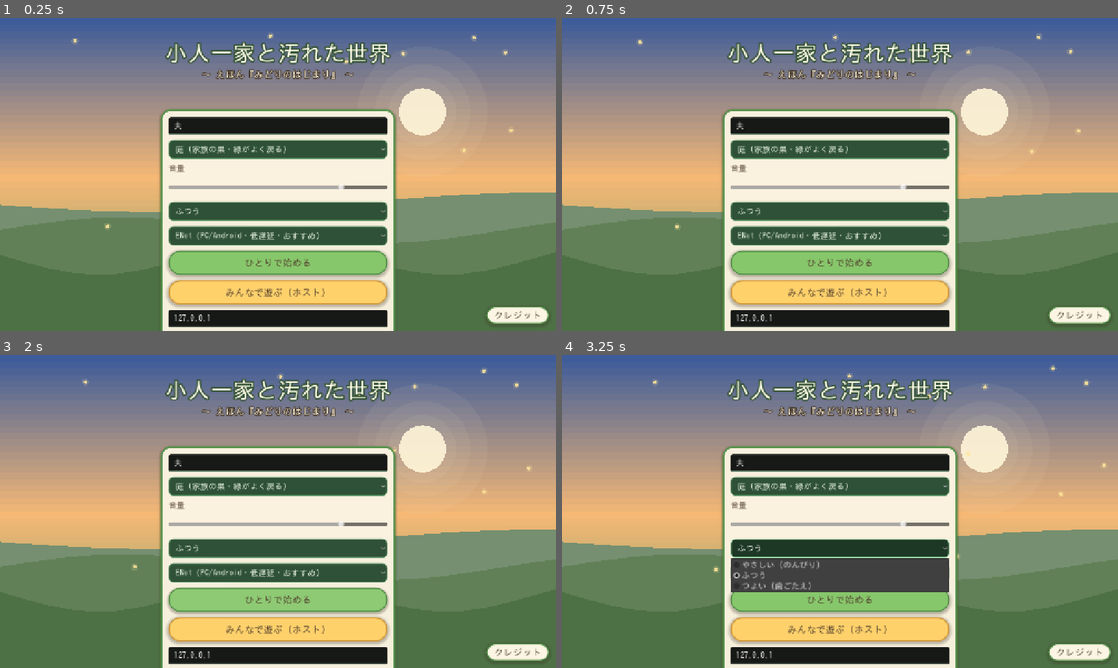
Above: before the commit, frames 1-4 (two rows, left to right).
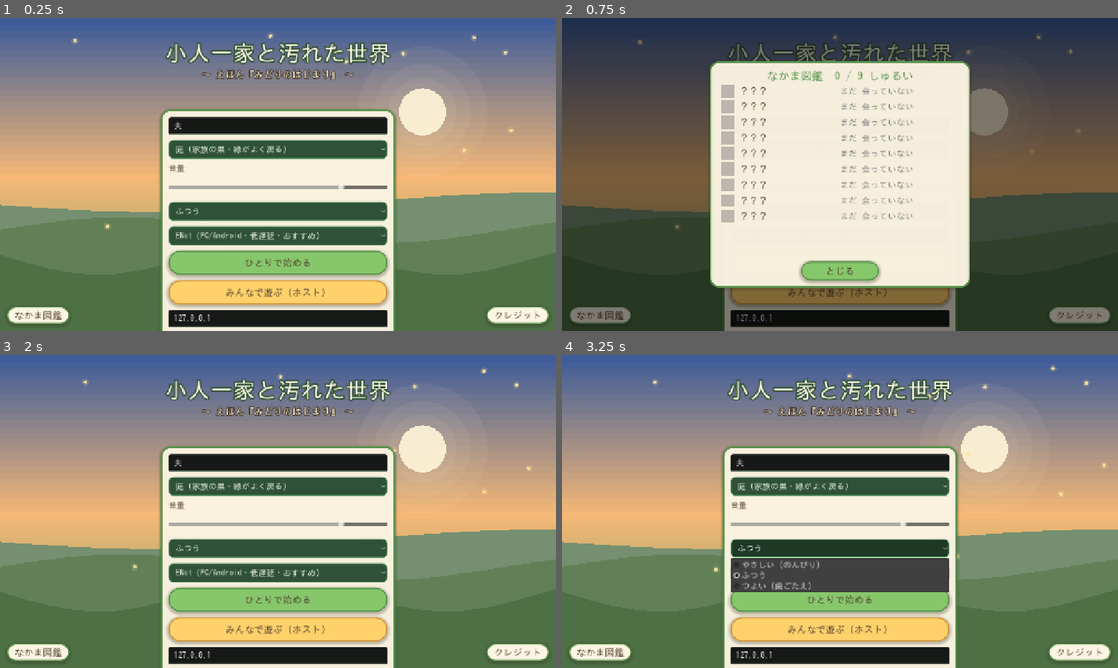
Above: after the commit, the same moments.

Repository: amami-cell/susabiyu-ig-auto
Game: Godot game, scene res://scenes/main.tscn
Same seed, same stepped clock (60 frames per second), same inputs: the game is played once before the commit and once after it.
Inputs (mouse positions are in pixels of both pictures, inside the frame that each line leads up to):
- Up to frame 1 (0.25 s): no input
- Up to frame 2 (0.75 s): click (600, 315) at 0.5 s, where only the run after the commit has a clickable "なかま図鑑"
- Up to frame 3 (2 s): click (278, 608) at 1.25 s, where only the run after the commit has a clickable "とじる"
- Up to frame 4 (3.25 s): click "庭（家族の巣・緑がよく戻る）" at 2 s; click "ふつう" at 2.75 s

The runs differ from the first frame. In frame 1, 0.6% of the frame differs, in the area x 1-13%, y 92-98%; in frame 2, 90%, in the area x 0-100%, y 0-100%; in frame 3, 0.6%; in frame 4, 0.6%.

Commit message:
図鑑（なかま図鑑）：癒やした虫の種類を記録して達成感・リプレイ動機に
- Chapter: record_healed()/dex_counts() を追加。虫を「きれいに」した種類ごとの
  回数を user://dex.cfg に記録（サーバ側のみ）。
- bug.gd: cleanse で消滅する経路に Chapter.record_healed(stats_path) を追加。
- lobby.gd: タイトルに「なかま図鑑」ボタン＋オーバーレイ。9種のスウォッチ/名前/
  回数、未発見は ？？？・グレー表示、「◯/9 しゅるい」の達成カウント。
- selftest: 図鑑=… の判定を追加（cleanse 後に dex_counts が1件以上ある）。

テーマ「たおすのではなく、なかまにする」を数字で見える形にして、
もう一周する動機（コンプリート）につなげる。

Co-Authored-By: Claude Opus 4.8 <noreply@anthropic.com>
Claude-Session: https://claude.ai/code/session_01Vw7YN8y4ArxBhwqv8CY4gx

Diff:
--- a/kobito-3d/autoload/chapter.gd
+++ b/kobito-3d/autoload/chapter.gd
@@ -543,6 +543,36 @@
 	return "第%d章のとちゅうから" % ch
 
 
+# ---------------------------------------------------------------- なかま図鑑
+# 癒やした虫の種類と累計を user://dex.cfg に記録（進行セーブとは別ファイル＝消えない収集）。
+# ＝「全種を なかまにする」というリプレイ動機＋テーマ（救う＝味方）の可視化。
+const DEX_PATH := "user://dex.cfg"
+
+## サーバ側で、虫を1体癒やしたら記録（bug.cleanse から呼ぶ）。species_path 例: res://data/ant.tres
+func record_healed(species_path: String) -> void:
+	if not _is_server():
+		return
+	var id := species_path.get_file().get_basename()
+	if id.is_empty():
+		return
+	var cfg := ConfigFile.new()
+	cfg.load(DEX_PATH)
+	cfg.set_value("dex", id, int(cfg.get_value("dex", id, 0)) + 1)
+	cfg.save(DEX_PATH)
+
+
+## 図鑑UI用：{ species_id: 累計数 }。まだ癒やしていない種は含まれない。
+func dex_counts() -> Dictionary:
+	var out := {}
+	var cfg := ConfigFile.new()
+	if cfg.load(DEX_PATH) != OK:
+		return out
+	if cfg.has_section("dex"):
+		for k in cfg.get_section_keys("dex"):
+			out[k] = int(cfg.get_value("dex", k, 0))
+	return out
+
+
 func _has_progress() -> bool:
 	var cfg := ConfigFile.new()
 	if cfg.load(SAVE_PATH) != OK:
--- a/kobito-3d/scenes/actors/bug.gd
+++ b/kobito-3d/scenes/actors/bug.gd
@@ -338,6 +338,7 @@
 
 	_dead = true
 	WorldState.add("bug_healed")
+	Chapter.record_healed(stats_path)   # なかま図鑑に記録（癒やした種類・累計）
 	# 癒やした生き物は「力」を残す（飛行5パーツなど）
 	WorldState.grant_power(stats.grants_power)
 	# 中ボス（女王アリ等）を癒やしたら章の進行へ知らせる
--- a/kobito-3d/scenes/main.gd
+++ b/kobito-3d/scenes/main.gd
@@ -273,6 +273,9 @@
 	if not bugs.is_empty():
 		bugs[0].cleanse(9999, players[0].name.to_int())
 		await get_tree().create_timer(0.5).timeout
+
+	# 癒やした種類が「なかま図鑑」に記録される経路を確認する（達成感・リプレイ動機）
+	var dex_ok: bool = Chapter.dex_counts().size() > 0
 
 	# 虫を癒やすと「なかま虫」が生まれて一緒に戦う経路を確認する
 	var ally_ok: bool = get_tree().get_nodes_in_group("ally").size() > 0
@@ -350,9 +353,9 @@
 				break
 
 	var ok: bool = _garden != null and players.size() == 1 and bugs.size() > 0 \
-		and WorldState.recovery > 0.0 and xp_gained and flight_ok and kids_ok and mother_ok and puzzle_ok and switch_ok and ally_ok and save_ok and boss_ok
-	print("[selftest] 回復度=%.2f XP=%d 経験値=%s 飛行解禁=%s 子ども=%d(最寄り%.1f) 母=%s 石版=%s 扉=%s なかま=%s セーブ=%s ボス召喚=%s" % [
-		WorldState.recovery, xp_now, xp_gained, flight_ok, children.size(), nearest, mother_ok, puzzle_ok, switch_ok, ally_ok, save_ok, boss_ok])
+		and WorldState.recovery > 0.0 and xp_gained and flight_ok and kids_ok and mother_ok and puzzle_ok and switch_ok and ally_ok and save_ok and boss_ok and dex_ok
+	print("[selftest] 回復度=%.2f XP=%d 経験値=%s 飛行解禁=%s 子ども=%d(最寄り%.1f) 母=%s 石版=%s 扉=%s なかま=%s セーブ=%s ボス召喚=%s 図鑑=%s" % [
+		WorldState.recovery, xp_now, xp_gained, flight_ok, children.size(), nearest, mother_ok, puzzle_ok, switch_ok, ally_ok, save_ok, boss_ok, dex_ok])
 	print("[selftest] %s" % ("OK" if ok else "NG"))
 	get_tree().quit(0 if ok else 1)
 
--- a/kobito-3d/scenes/ui/lobby.gd
+++ b/kobito-3d/scenes/ui/lobby.gd
@@ -21,6 +21,20 @@
 var _biome: OptionButton = null
 var _difficulty: OptionButton = null
 var _credits: Control = null
+var _dex: Control = null
+
+# なかま図鑑の全種（id は data/*.tres のファイル名。色は見分け用の近似）。
+const DEX_SPECIES := [
+	{"id": "ant", "name": "アリ", "color": Color(0.42, 0.32, 0.26)},
+	{"id": "beetle", "name": "コガネムシ", "color": Color(0.28, 0.46, 0.32)},
+	{"id": "batta", "name": "バッタ", "color": Color(0.52, 0.66, 0.32)},
+	{"id": "tentou", "name": "テントウ", "color": Color(0.82, 0.24, 0.22)},
+	{"id": "chou", "name": "チョウ", "color": Color(0.72, 0.52, 0.86)},
+	{"id": "tonbo", "name": "トンボ", "color": Color(0.32, 0.62, 0.72)},
+	{"id": "hachi", "name": "ハチ", "color": Color(0.92, 0.76, 0.24)},
+	{"id": "queen_ant", "name": "女王アリ", "color": Color(0.55, 0.2, 0.22)},
+	{"id": "sludge_lord", "name": "ヘドロの主", "color": Color(0.28, 0.34, 0.26)},
+]
 var _t := 0.0
 var _seeds: Array[Vector2] = []
 
@@ -84,6 +98,7 @@
 	# 遊び終えてタイトルへ戻ったら「つづきから」やクリア表示を出し直す。
 	Net.session_ended.connect(func(_r: String) -> void: _refresh_title_state())
 	_build_credits_button()
+	_build_dex_button()
 
 	if Net.is_web():
 		_setup_for_browser()
@@ -274,6 +289,103 @@
 	add_child(btn)
 
 
+## 「なかま図鑑」ボタン（左下）。癒やした種類を集める＝リプレイ動機。
+func _build_dex_button() -> void:
+	var btn := Button.new()
+	btn.name = "DexButton"
+	btn.text = "なかま図鑑"
+	btn.anchor_top = 1.0
+	btn.anchor_bottom = 1.0
+	btn.offset_left = 16.0
+	btn.offset_top = -56.0
+	btn.offset_right = 160.0
+	btn.offset_bottom = -16.0
+	UIKit.style_button(btn, UIKit.CREAM_SOLID, UIKit.GREEN_DK)
+	btn.add_theme_color_override("font_color", UIKit.INK)
+	btn.pressed.connect(_show_dex)
+	add_child(btn)
+
+
+func _show_dex() -> void:
+	if _dex != null:
+		_dex.queue_free()   # 開くたび最新の集計で作り直す
+		_dex = null
+	var counts := Chapter.dex_counts()
+	var found := 0
+	for sp in DEX_SPECIES:
+		if int(counts.get(sp["id"], 0)) > 0:
+			found += 1
+
+	_dex = Control.new()
+	_dex.name = "Dex"
+	_dex.set_anchors_preset(Control.PRESET_FULL_RECT)
+	add_child(_dex)
+	var dim := ColorRect.new()
+	dim.color = Color(0, 0, 0, 0.5)
+	dim.set_anchors_preset(Control.PRESET_FULL_RECT)
+	_dex.add_child(dim)
+
+	var box := Panel.new()
+	box.set_anchors_preset(Control.PRESET_CENTER)
+	box.offset_left = -300.0
+	box.offset_top = -260.0
+	box.offset_right = 300.0
+	box.offset_bottom = 260.0
+	box.add_theme_stylebox_override("panel", UIKit.panel(UIKit.CREAM, UIKit.GREEN_DK, 20, 4, 22))
+	_dex.add_child(box)
+
+	var vb := VBoxContainer.new()
+	vb.set_anchors_preset(Control.PRESET_FULL_RECT)
+	vb.offset_left = 26
+	vb.offset_top = 20
+	vb.offset_right = -26
+	vb.offset_bottom = -70
+	vb.add_theme_constant_override("separation", 6)
+	box.add_child(vb)
+
+	var head := Label.new()
+	head.horizontal_alignment = HORIZONTAL_ALIGNMENT_CENTER
+	head.text = "なかま図鑑　%d / %d しゅるい" % [found, DEX_SPECIES.size()]
+	UIKit.style_label(head, 26, UIKit.GREEN_DK)
+	vb.add_child(head)
+
+	for sp in DEX_SPECIES:
+		var n := int(counts.get(sp["id"], 0))
+		var row := HBoxContainer.new()
+		row.add_theme_constant_override("separation", 12)
+		vb.add_child(row)
+		var sw := ColorRect.new()
+		sw.custom_minimum_size = Vector2(30, 30)
+		sw.color = (sp["color"] as Color) if n > 0 else Color(0.5, 0.5, 0.5, 0.5)
+		row.add_child(sw)
+		var nm := Label.new()
+		nm.custom_minimum_size = Vector2(220, 0)
+		nm.text = str(sp["name"]) if n > 0 else "？？？"
+		UIKit.style_label(nm, 22, UIKit.INK)
+		row.add_child(nm)
+		var cnt := Label.new()
+		cnt.text = ("なかまにした ×%d" % n) if n > 0 else "まだ 会っていない"
+		UIKit.style_label(cnt, 20, UIKit.GREEN_DK if n > 0 else Color(0.5, 0.5, 0.5))
+		row.add_child(cnt)
+
+	var close := Button.new()
+	close.text = "とじる"
+	close.anchor_left = 0.5
+	close.anchor_right = 0.5
+	close.anchor_top = 1.0
+	close.anchor_bottom = 1.0
+	close.offset_left = -90.0
+	close.offset_top = -60.0
+	close.offset_right = 90.0
+	close.offset_bottom = -16.0
+	UIKit.style_button(close, UIKit.GREEN, UIKit.GREEN_DK)
+	close.pressed.connect(func() -> void:
+		if _dex != null:
+			_dex.queue_free()
+			_dex = null)
+	box.add_child(close)
+
+
 func _show_credits() -> void:
 	if _credits != null:
 		_credits.visible = true
